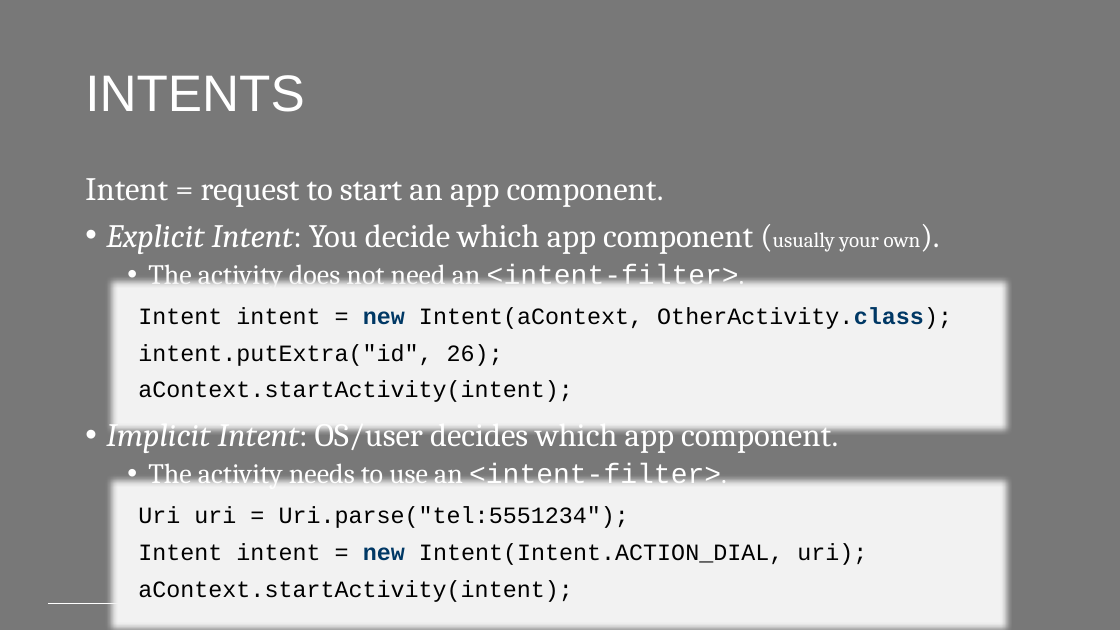
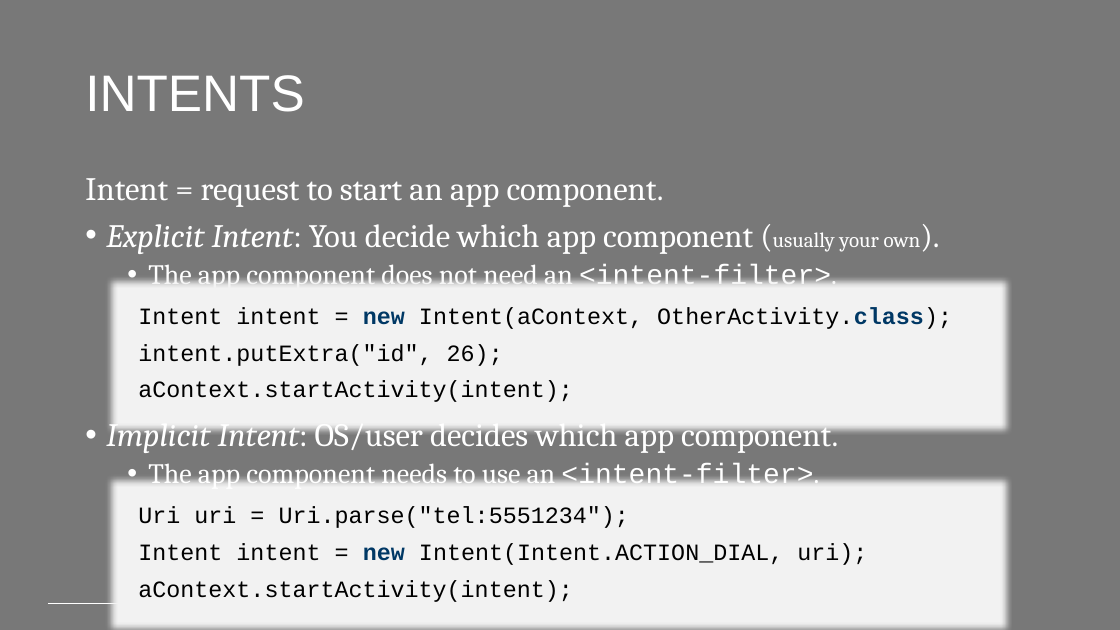
Before and after one commit to PeppeL-G/course-material, a slide deck: slide 21 of src/lectures/android-activities/android-activities.pptx. Drawn at 1120x630 pixels with LibreOffice and Linux fonts; fonts in the diff are those of the drawing; background and template pictures are left out. Boxes give left, top, right and bottom in pixels: in the first picture for what was removed or moved away, otherwise in the second. Text is boxed around its words. In the diff, an @@ line names an element or a change of style, - is before the commit and + after.

Commit message:
Improved lectures.

```diff
--- a/src/lectures/android-activities/android-activities.pptx
+++ b/src/lectures/android-activities/android-activities.pptx
@@ text at bbox=[148, 264, 837, 292]: text changed @@
-  • The activity does not need an <intent-filter>.
+  • The app component does not need an <intent-filter>.
@@ text at bbox=[148, 463, 819, 491]: text changed @@
-  • The activity needs to use an <intent-filter>.
+  • The app component needs to use an <intent-filter>.
```
Also in this commit, not shown: 3 other files.
